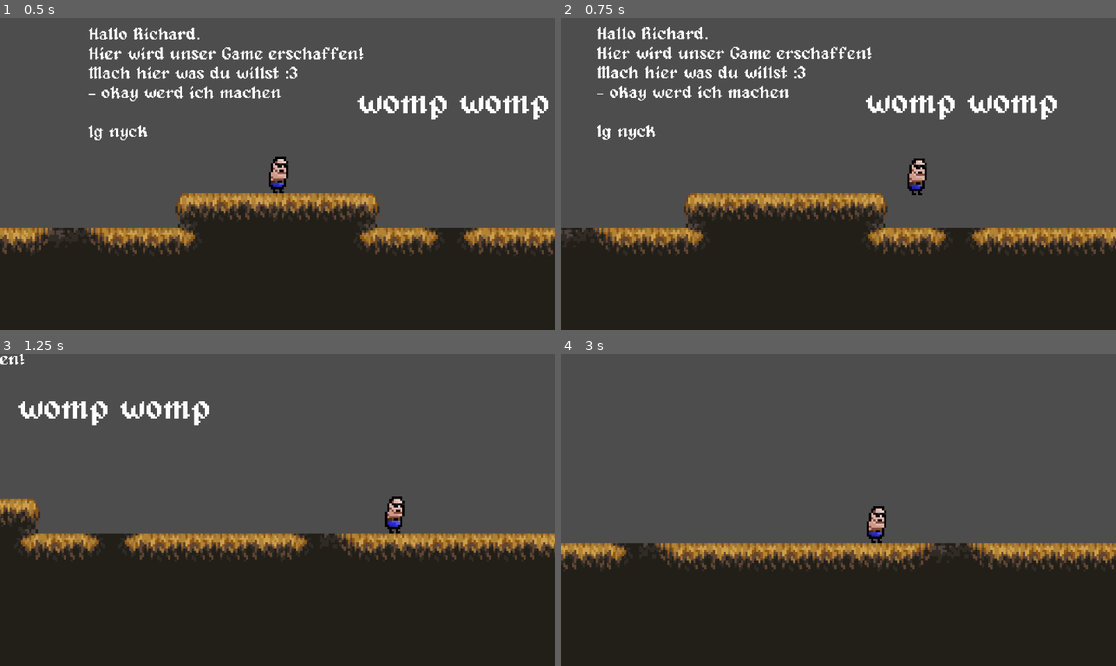
Above: before the commit, frames 1-4 (two rows, left to right).
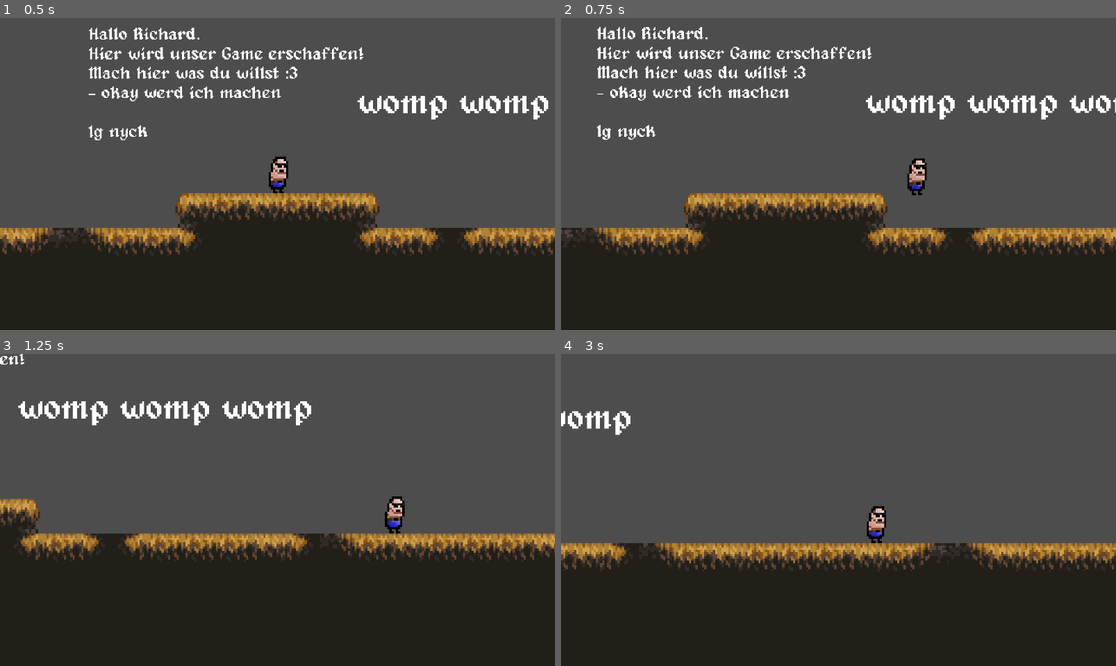
Above: after the commit, the same moments.

Repository: lifetab1977-max/RichardNyck-GithubGame
Game: Godot game, scene res://scenes/game.tscn
Same seed, same stepped clock (60 frames per second), same inputs: the game is played once before the commit and once after it.
Inputs:
- Up to frame 1 (0.5 s): no input
- Up to frame 2 (0.75 s): hold D (move_right) from 0.53 s (still down)
- Up to frame 3 (1.25 s): keep holding D (move_right); tap Space (jump) at 0.77 s
- Up to frame 4 (3 s): tap Space (jump) at 1.52 s; release D (move_right) at 2.03 s; hold A (move_left) 2.03-2.78 s; hold D (move_right) from 2.78 s (still down)

Frame 1 is identical in both runs. In frame 2, 0.2% of the frame differs, in the area x 91-100%, y 24-31%; in frame 3, 0.5%, in the area x 39-57%, y 15-23%; in frame 4, 0.4%.

Commit message:
womp womp 3
womp

Diff:
--- a/scenes/game.tscn
+++ b/scenes/game.tscn
@@ -795,5 +795,5 @@
 offset_top = -17.0
 offset_right = 126.0
 offset_bottom = 6.0
-text = "womp womp"
+text = "womp womp womp"
 label_settings = SubResource("LabelSettings_lnu2h")
